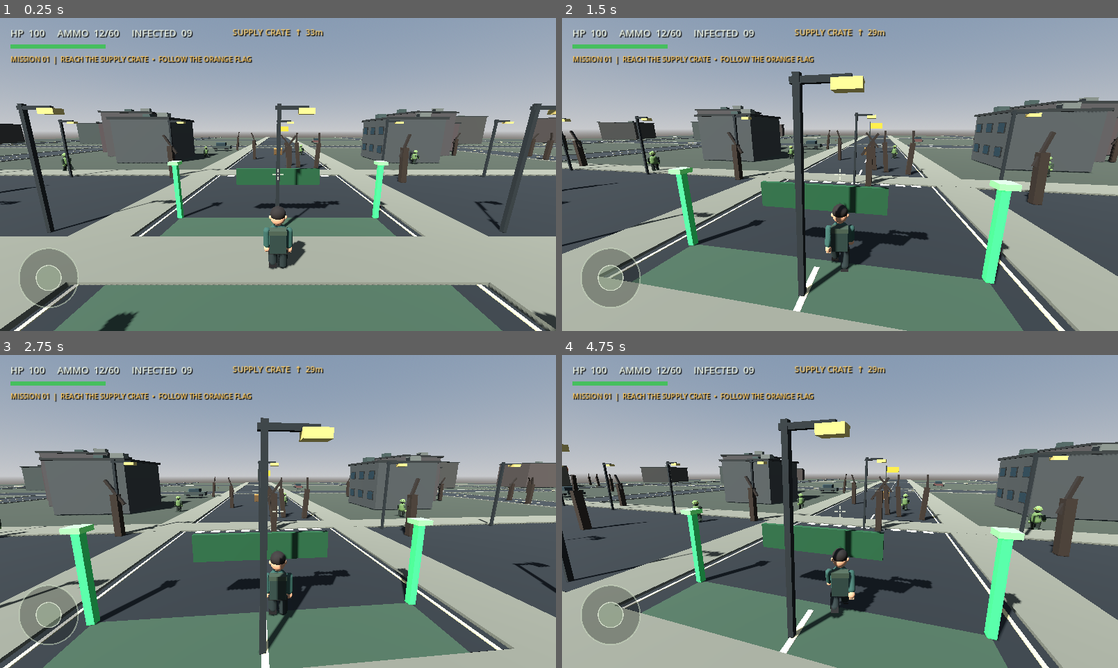
Above: before the commit, frames 1-4 (two rows, left to right).
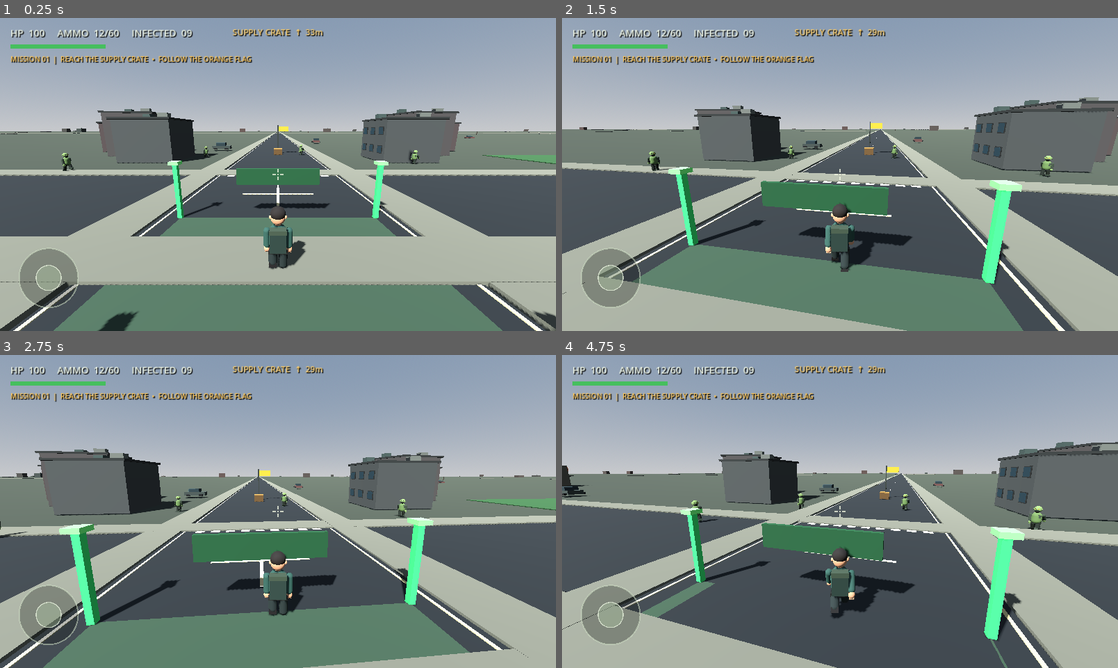
Above: after the commit, the same moments.

Repository: aljunatis40-alt/zombie-world-survivor
Game: Godot game, scene res://scenes/main.tscn
The game is run twice, just before and just after one commit, with the same random seed, the same clock (stepped at 60 frames per second) and the same inputs.
Inputs (mouse positions are in pixels of both pictures, inside the frame that each line leads up to):
- Up to frame 1 (0.25 s): no input
- Up to frame 2 (1.5 s): move the mouse to (867, 174) at 0.52 s; hold W (move_forward) from 0.53 s (still down); click (867, 174) at 0.6 s; move the mouse to (812, 174) at 1.27 s; tap Shift (sprint) at 1.35 s
- Up to frame 3 (2.75 s): keep holding W (move_forward); move the mouse to (289, 505) at 2.02 s; click (289, 505) at 2.1 s
- Up to frame 4 (4.75 s): keep holding W (move_forward); move the mouse to (834, 517) at 2.77 s; tap Shift (sprint) at 2.85, 4.35 s; move the mouse to (878, 514) at 3.52 s; click (878, 514) at 3.6 s; move the mouse to (795, 508) at 4.27 s

The runs differ from the first frame. In frame 1, 6.4% of the frame differs, in the area x 0-100%, y 27-100%; in frame 2, 7.0%; in frame 3, 7.4%; in frame 4, 16%, in the area x 0-94%, y 20-100%.

Commit message:
Expand open world to 5.4km and reduce visual clutter

Diff:
--- a/scripts/game.gd
+++ b/scripts/game.gd
@@ -174,14 +174,14 @@
 	world_root = Node3D.new()
 	world_root.name = "AbandonedDistrict"
 	add_child(world_root)
-	_add_box("DistrictGround", Vector3(0, -0.35, 0), Vector3(270, 0.5, 270), Color(0.20, 0.22, 0.18))
-	_add_box("MainRoad", Vector3(0, -0.055, 0), Vector3(12, 0.12, 270), Color(0.105, 0.12, 0.125))
-	_add_box("CrossRoad", Vector3(0, -0.05, 0), Vector3(270, 0.12, 12), Color(0.105, 0.12, 0.125))
+	_add_box("DistrictGround", Vector3(0, -0.35, 0), Vector3(5400, 0.5, 5400), Color(0.20, 0.22, 0.18))
+	_add_box("MainRoad", Vector3(0, -0.055, 0), Vector3(12, 0.12, 5400), Color(0.105, 0.12, 0.125))
+	_add_box("CrossRoad", Vector3(0, -0.05, 0), Vector3(5400, 0.12, 12), Color(0.105, 0.12, 0.125))
 	for side in [-1, 1]:
-		_add_box("MainSidewalk", Vector3(side * 7.4, 0.02, 0), Vector3(2.6, 0.18, 270), Color(0.39, 0.39, 0.34))
-		_add_box("CrossSidewalk", Vector3(0, 0.025, side * 7.4), Vector3(270, 0.18, 2.6), Color(0.39, 0.39, 0.34))
-		_add_box("RoadEdgeLine", Vector3(side * 5.8, 0.025, 0), Vector3(0.12, 0.025, 90), Color(0.78, 0.72, 0.52))
-	for z_mark in range(-130, 131, 8):
+		_add_box("MainSidewalk", Vector3(side * 7.4, 0.02, 0), Vector3(2.6, 0.18, 5400), Color(0.39, 0.39, 0.34))
+		_add_box("CrossSidewalk", Vector3(0, 0.025, side * 7.4), Vector3(5400, 0.18, 2.6), Color(0.39, 0.39, 0.34))
+		_add_box("RoadEdgeLine", Vector3(side * 5.8, 0.025, 0), Vector3(0.12, 0.025, 5400), Color(0.78, 0.72, 0.52))
+	for z_mark in range(-2700, 2701, 45):
 		_add_box("LaneDash", Vector3(0, 0.025, float(z_mark)), Vector3(0.18, 0.025, 3.2), Color(0.83, 0.78, 0.61))
 	for cross_mark in range(-4, 5):
 		_add_box("CrosswalkStripe", Vector3(float(cross_mark) * 1.15, 0.035, -6.2), Vector3(0.68, 0.035, 1.0), Color(0.82, 0.81, 0.72))
@@ -196,18 +196,17 @@
 				var building := _add_box("AbandonedBuilding", building_pos, Vector3(8, building_height, 8), Color(0.24 + n * 0.025, 0.25, 0.24))
 				building.rotation.y = float(n) * 0.17
 				_decorate_building(building, building_height, n)
-	for i in range(78):
-		var tree_pos := Vector3(randf_range(-128, 128), 1.5, randf_range(-42, 42))
+	for i in range(64):
+		var tree_pos := Vector3(randf_range(-2650, 2650), 1.5, randf_range(-2650, 2650))
 		var tree := _add_box("DeadTreeTrunk", tree_pos, Vector3(0.45, 3, 0.45), Color(0.18, 0.14, 0.1))
 		tree.rotation.z = randf_range(-0.12, 0.12)
 		var canopy := _detail_box(tree, "DeadBranch", Vector3(0.18, 2.0, 0.18), Vector3(0, 1.65, 0), Color(0.16, 0.13, 0.10))
 		canopy.rotation.z = randf_range(-0.65, 0.65)
-	for i in range(24):
-		var lamp_x := -120.0 + float(i) * 10.0
+	for i in range(10):
+		var lamp_x := -2250.0 + float(i) * 500.0
 		_add_street_lamp(Vector3(lamp_x, 0, -5.5))
-		_add_street_lamp(Vector3(lamp_x, 0, 5.5))
-	for i in range(32):
-		var debris_pos := Vector3(randf_range(-125, 125), 0.22, randf_range(-125, 125))
+	for i in range(40):
+		var debris_pos := Vector3(randf_range(-2650, 2650), 0.22, randf_range(-2650, 2650))
 		var debris := _add_box("StreetDebris", debris_pos, Vector3(randf_range(0.35, 1.2), 0.4, randf_range(0.3, 0.9)), Color(0.28, 0.25, 0.19))
 		debris.rotation.y = randf_range(0, TAU)
 	_build_outer_districts()
@@ -217,33 +216,41 @@
 
 
 func _build_extended_road_network() -> void:
-	# Three parallel avenues in each direction connect the enlarged 270m district.
-	for offset in [-90.0, -45.0, 45.0, 90.0]:
-		_add_box("NorthSouthStreet", Vector3(offset, -0.045, 0), Vector3(8.0, 0.10, 270.0), Color(0.13, 0.145, 0.15))
-		_add_box("EastWestStreet", Vector3(0, -0.04, offset), Vector3(270.0, 0.10, 8.0), Color(0.13, 0.145, 0.15))
+	# Open-world grid: 5.4km avenues with wide blocks and fewer visual markings.
+	for offset_i in range(-2250, 2251, 450):
+		if offset_i == 0:
+			continue
+		var offset := float(offset_i)
+		_add_box("NorthSouthStreet", Vector3(offset, -0.045, 0), Vector3(8.0, 0.10, 5400.0), Color(0.13, 0.145, 0.15))
+		_add_box("EastWestStreet", Vector3(0, -0.04, offset), Vector3(5400.0, 0.10, 8.0), Color(0.13, 0.145, 0.15))
 		for side in [-1.0, 1.0]:
-			_add_box("StreetCurb", Vector3(offset + side * 4.3, 0.015, 0), Vector3(0.22, 0.16, 270.0), Color(0.42, 0.42, 0.37))
-			_add_box("StreetCurb", Vector3(0, 0.015, offset + side * 4.3), Vector3(270.0, 0.16, 0.22), Color(0.42, 0.42, 0.37))
-	for mark in range(-128, 129, 12):
-		for offset in [-90.0, -45.0, 45.0, 90.0]:
-			_detail_box(world_root, "AvenueLaneDash", Vector3(0.16, 0.035, 3.8), Vector3(offset, 0.035, float(mark)), Color(0.82, 0.76, 0.58))
-			_detail_box(world_root, "CrossAvenueLaneDash", Vector3(3.8, 0.035, 0.16), Vector3(float(mark), 0.035, offset), Color(0.82, 0.76, 0.58))
+			_add_box("StreetCurb", Vector3(offset + side * 4.3, 0.015, 0), Vector3(0.22, 0.16, 5400.0), Color(0.42, 0.42, 0.37))
+			_add_box("StreetCurb", Vector3(0, 0.015, offset + side * 4.3), Vector3(5400.0, 0.16, 0.22), Color(0.42, 0.42, 0.37))
+	for mark in range(-2700, 2701, 90):
+		_detail_box(world_root, "MainAvenueLaneDash", Vector3(0.16, 0.035, 5.0), Vector3(0, 0.035, float(mark)), Color(0.82, 0.76, 0.58))
+		_detail_box(world_root, "CrossAvenueLaneDash", Vector3(5.0, 0.035, 0.16), Vector3(float(mark), 0.035, 0), Color(0.82, 0.76, 0.58))
 
 func _build_outer_districts() -> void:
-	var block_centers: Array[Vector2] = [
-		Vector2(-65, -65), Vector2(65, -65), Vector2(-65, 65), Vector2(65, 65),
-		Vector2(-110, -65), Vector2(110, -65), Vector2(-110, 65), Vector2(110, 65),
-		Vector2(-65, -110), Vector2(65, -110), Vector2(-65, 110), Vector2(65, 110)
-	]
-	for i in range(block_centers.size()):
-		var center := block_centers[i]
-		var height := 7.0 + float(i % 4) * 2.2
-		var size := Vector3(10.0 + float(i % 3) * 2.0, height, 10.0 + float((i + 1) % 3) * 2.0)
-		var building := _add_box("OuterDistrictBuilding", Vector3(center.x, height * 0.5, center.y), size, Color(0.22 + float(i % 3) * 0.025, 0.24, 0.22))
-		building.rotation.y = float(i % 5) * 0.11
-		_detail_box(building, "OuterRoofRim", Vector3(size.x + 0.4, 0.24, size.z + 0.4), Vector3(0, height * 0.5, 0), Color(0.13, 0.15, 0.14))
-		_detail_box(building, "OuterRoofVent", Vector3(1.6, 0.8, 1.2), Vector3(2.0, height * 0.5 + 0.48, 1.5), Color(0.34, 0.36, 0.33))
-		_detail_box(building, "OuterDoor", Vector3(1.5, 2.2, 0.16), Vector3(0, -height * 0.5 + 1.1, -size.z * 0.5 - 0.09), Color(0.13, 0.11, 0.08))
+	# Fifty varied buildings across the expanded districts; broad spacing avoids a crowded skyline.
+	var building_index := 0
+	for grid_x in range(-2, 3):
+		for grid_z in range(-2, 3):
+			for lot in range(2):
+				var center_x := float(grid_x) * 900.0 + (180.0 if lot == 0 else -180.0)
+				var center_z := float(grid_z) * 900.0 + (150.0 if lot == 0 else -150.0)
+				if absf(center_x) < 250.0 and absf(center_z) < 250.0:
+					continue
+				var height := 8.0 + float(building_index % 5) * 3.2
+				var width := 16.0 + float(building_index % 4) * 4.0
+				var depth := 15.0 + float((building_index + 2) % 4) * 3.5
+				var size := Vector3(width, height, depth)
+				var center := Vector3(center_x, height * 0.5, center_z)
+				var building := _add_box("OuterDistrictBuilding_%02d" % building_index, center, size, Color(0.22 + float(building_index % 4) * 0.025, 0.24, 0.22))
+				building.rotation.y = float(building_index % 5) * 0.07
+				_detail_box(building, "OuterRoofRim", Vector3(size.x + 0.5, 0.30, size.z + 0.5), Vector3(0, height * 0.5, 0), Color(0.13, 0.15, 0.14))
+				_detail_box(building, "OuterRoofVent", Vector3(2.0, 1.0, 1.5), Vector3(2.0, height * 0.5 + 0.55, 1.5), Color(0.34, 0.36, 0.33))
+				_detail_box(building, "OuterDoor", Vector3(1.8, 2.5, 0.16), Vector3(0, -height * 0.5 + 1.25, -depth * 0.5 - 0.09), Color(0.13, 0.11, 0.08))
+				building_index += 1
 
 func _build_parked_vehicles() -> void:
 	var vehicle_spots: Array[Vector3] = [
@@ -287,8 +294,8 @@
 
 func _build_park_and_shops() -> void:
 	# Small neighborhood park with walkways, benches and shade trees.
-	_add_box("NeighborhoodParkLawn", Vector3(65, -0.02, 0), Vector3(34, 0.12, 32), Color(0.16, 0.29, 0.16))
-	_add_box("ParkWalkway", Vector3(65, 0.055, 0), Vector3(3.0, 0.08, 30), Color(0.48, 0.46, 0.38))
+	_add_box("NeighborhoodParkLawn", Vector3(65, -0.02, 0), Vector3(54, 0.12, 48), Color(0.16, 0.29, 0.16))
+	_add_box("ParkWalkway", Vector3(65, 0.055, 0), Vector3(3.0, 0.08, 46), Color(0.48, 0.46, 0.38))
 	for bench_index in range(4):
 		var bench_pos := Vector3(54.0 + float(bench_index % 2) * 22.0, 0, -9.0 + float(bench_index / 2) * 18.0)
 		bench_positions.append(bench_pos)
@@ -301,7 +308,7 @@
 		var tree_pos := Vector3(65 + cos(angle) * 14.0, 1.4, sin(angle) * 13.0)
 		_add_box("ParkTreeTrunk", tree_pos, Vector3(0.55, 2.8, 0.55), Color(0.24, 0.16, 0.10))
 		_detail_box(world_root, "ParkTreeCanopy", Vector3(2.8, 3.0, 2.8), tree_pos + Vector3(0, 2.4, 0), Color(0.18, 0.31, 0.17))
-	for lamp_index in range(4):
+	for lamp_index in range(2):
 		_add_street_lamp(Vector3(51 + float(lamp_index % 2) * 28.0, 0, -12 + float(lamp_index / 2) * 24.0))
 	var park_sign := _detail_box(world_root, "ParkWelcomeSign", Vector3(5.5, 1.0, 0.18), Vector3(65, 2.2, -16.0), Color(0.10, 0.27, 0.16))
 	var park_label := Label3D.new()
